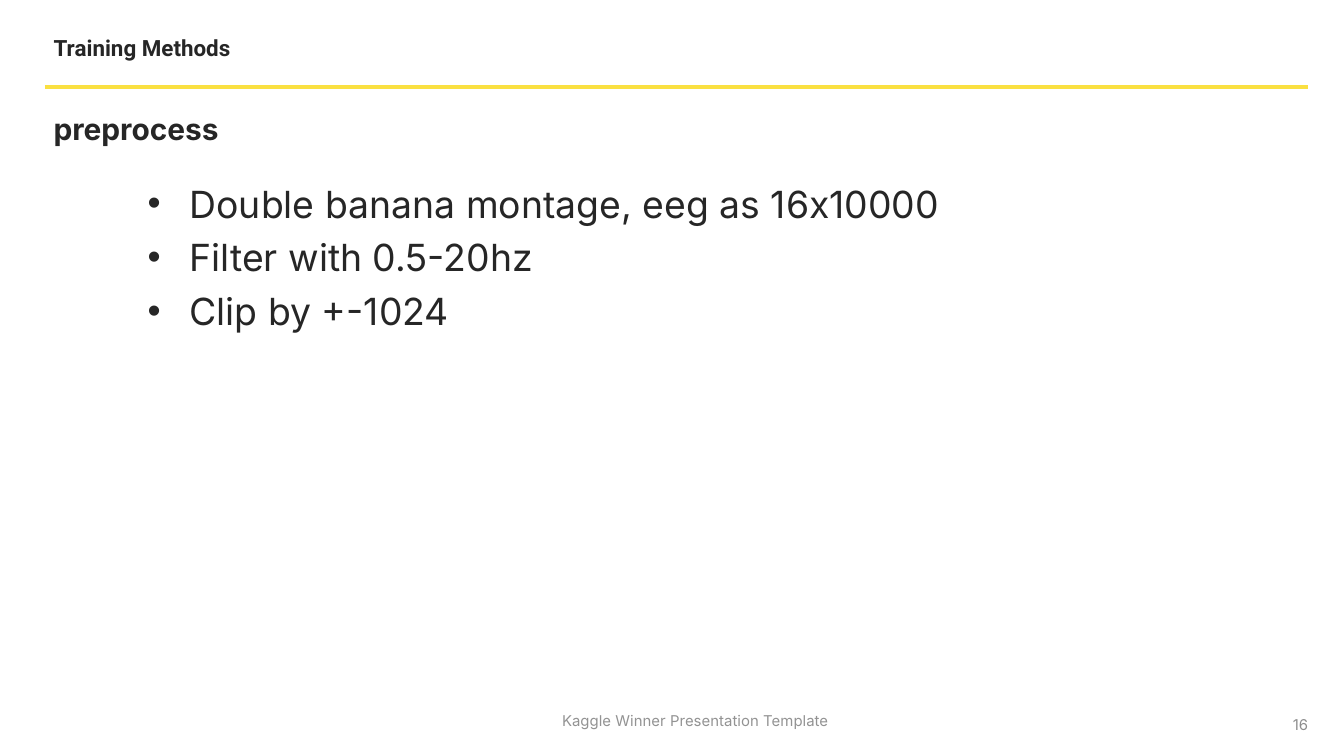
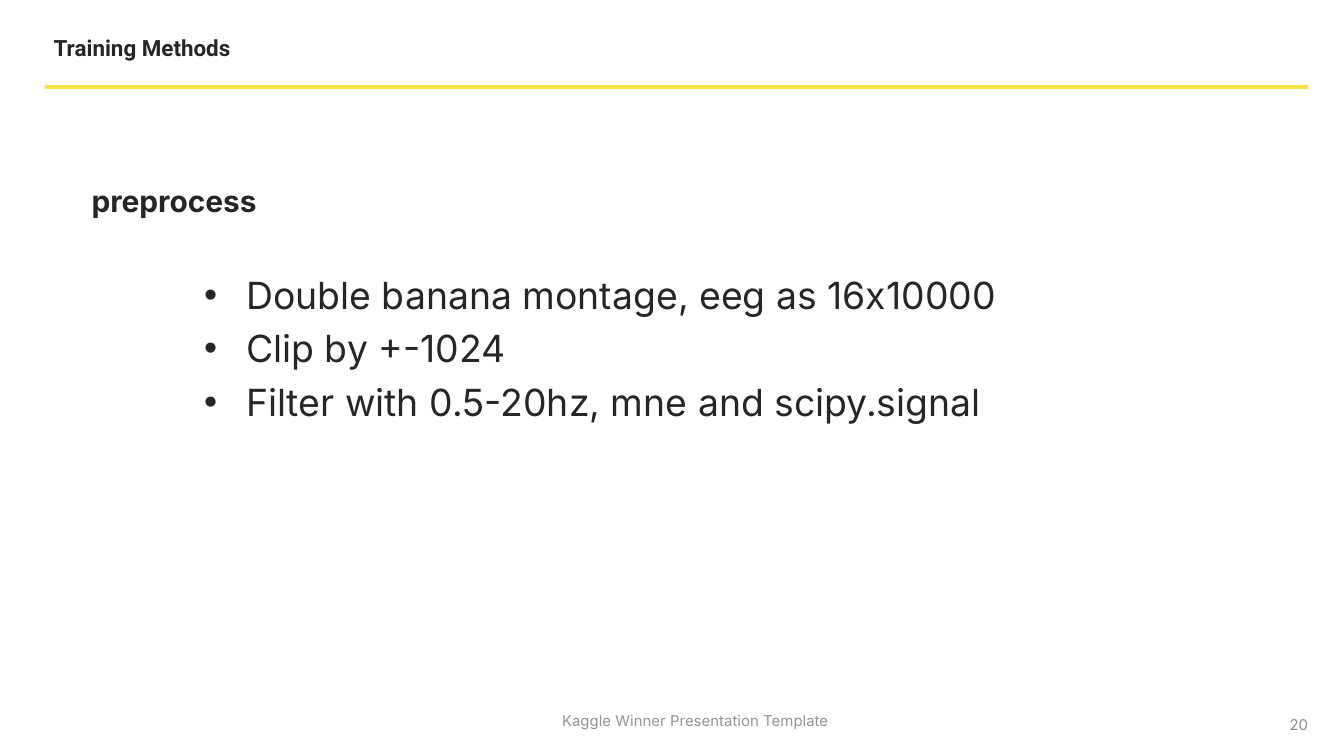
Before and after one commit to 610265158/HMS-eeg-comp, a slide deck: slide 20 of Kaggle Winner Call Template.pptx (slide 16 before the commit). Drawn at 1344x756 pixels with LibreOffice and Linux fonts; fonts in the diff are those of the drawing; background and template pictures are left out. Boxes give left, top, right and bottom in pixels: in the first picture for what was removed or moved away, otherwise in the second. Text is boxed around its words. In the diff, an @@ line names an element or a change of style, - is before the commit and + after.

```diff
--- a/Kaggle Winner Call Template.pptx
+++ b/Kaggle Winner Call Template.pptx
@@ text "preprocess": place and size @@
-text "preprocess" at (54, 123, 219, 146)
+text "preprocess" at (92, 195, 257, 218)
@@ text at (190, 243, 533, 272): paragraph removed @@
-• Filter with 0.5-20hz
@@ text "Double banana montage, eeg as ...": place and size @@
-text "Double banana montage, eeg as ..." at (190, 190, 939, 333)
+text "Double banana montage, eeg as ..." at (246, 281, 995, 424)
@@ text at (246, 388, 980, 424): paragraph added @@
+• Filter with 0.5-20hz, mne and scipy.signal
@@ page number at (1290, 719, 1308, 730): text changed @@
-16
+20
```
Also in this commit, not shown: 10 other slides changed, 7 slides added, 3 slides removed.
